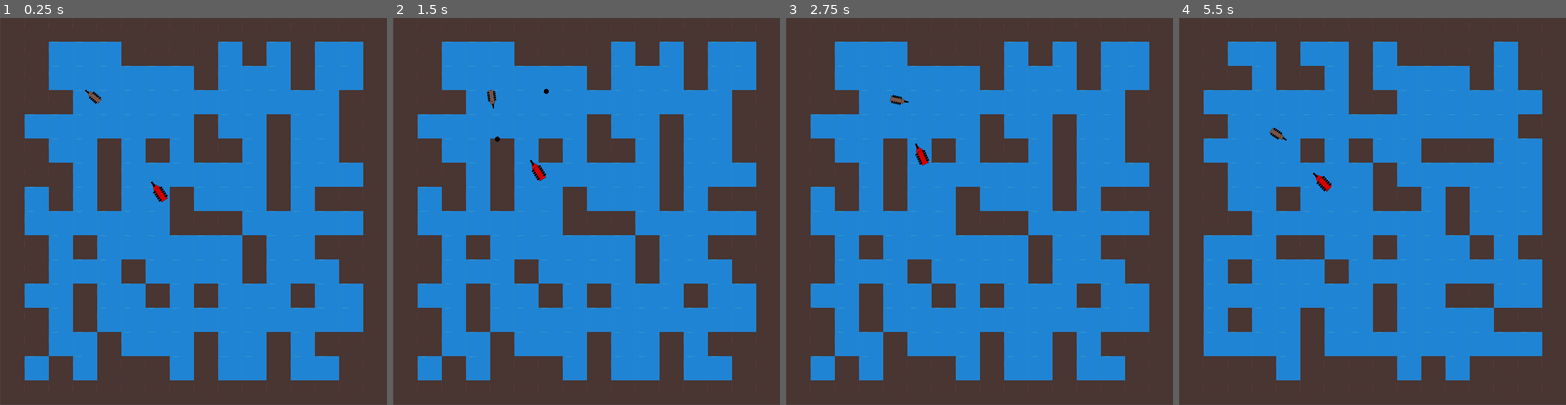
Above: before the commit, frames 1-4 (left to right).
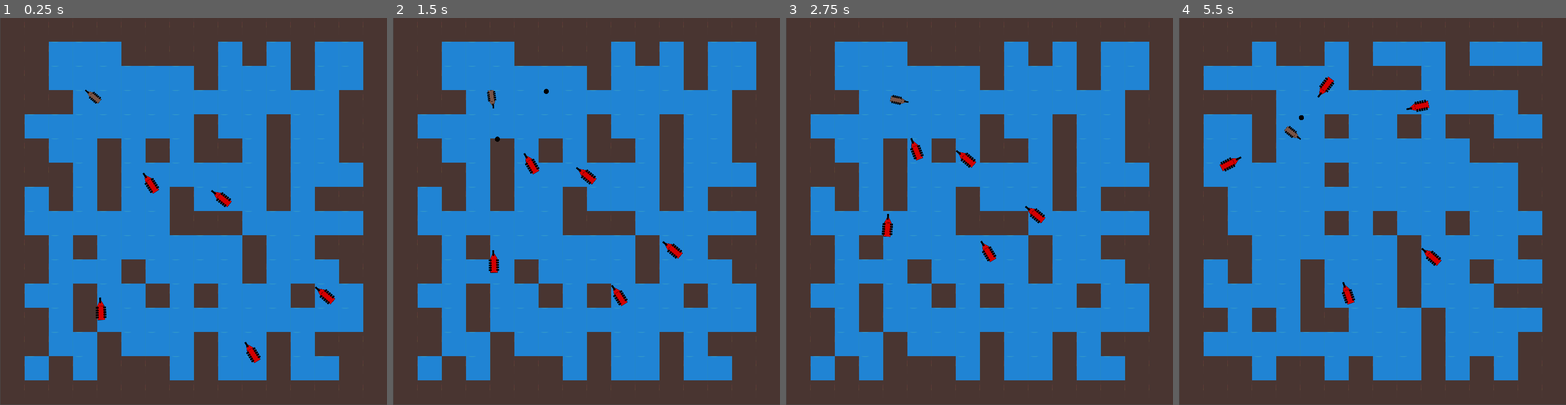
Above: after the commit, the same moments.

Repository: casaArseniy/AhoyHacks-PirateGame
Game: Godot game, scene res://MainMap.tscn
The game is run twice, just before and just after one commit, with the same random seed, the same clock (stepped at 60 frames per second) and the same inputs. The project has no main scene, so this scene is started directly.
Inputs (mouse positions are in pixels of both pictures, inside the frame that each line leads up to):
- Up to frame 1 (0.25 s): no input
- Up to frame 2 (1.5 s): move the mouse to (671, 192) at 0.52 s; hold D (right_shoot) 0.53-1.28 s; hold Space (anchor) 0.53-1.28 s; move the mouse to (509, 230) at 1.27 s; hold A (left_shoot) from 1.28 s (still down); click (509, 230) at 1.35 s
- Up to frame 3 (2.75 s): move the mouse to (1018, 126) at 2.02 s; release A (left_shoot) at 2.03 s; hold D (right_shoot) from 2.03 s (still down); hold Space (anchor) from 2.03 s (still down)
- Up to frame 4 (5.5 s): move the mouse to (1353, 288) at 2.77 s; release Space (anchor) at 2.78 s; click (1353, 288) at 2.85 s; move the mouse to (1488, 269) at 3.52 s; release D (right_shoot) at 3.53 s; hold Space (anchor) 3.53-4.28 s; hold A (left_shoot) from 3.53 s (still down); tap R (reload_map) at 4.15 s; move the mouse to (1256, 153) at 4.27 s; click (1256, 153) at 4.35 s; move the mouse to (1391, 211) at 5.02 s; hold Space (anchor) from 5.03 s (still down)

The runs differ from the first frame. In frame 1, 0.6% of the frame differs, in the area x 24-87%, y 40-90%; in frame 2, 0.6%; in frame 3, 0.6%; in frame 4, 32%, in the area x 6-94%, y 6-94%.

Commit message:
bot generation + won game

Diff:
--- a/EnemyShip.gd
+++ b/EnemyShip.gd
@@ -8,6 +8,8 @@
 var center=Vector2.ZERO
 var player_line=Vector2.ZERO
 var ship_line=Vector2.ZERO
+
+signal enemy_blown_up
 
 var shoot=false
 
@@ -39,8 +41,9 @@
 
 func _on_Area2D_body_entered(body):
 	if body.is_in_group("pirate_ball"):
+		emit_signal("enemy_blown_up")
 		body.queue_free()
-		get_tree().reload_current_scene()
+		#get_tree().reload_current_scene()
 		queue_free()
 
 
--- /dev/null
+++ b/MainMap.gd
@@ -0,0 +1,30 @@
+extends Node2D
+
+
+var rng = RandomNumberGenerator.new()
+var target = preload("res://EnemyShip.tscn")
+
+var reload=0
+# Called when the node enters the scene tree for the first time.
+func _ready():
+	var targets=0
+	while targets<5:
+		rng.randomize()
+		var rndX = rng.randi_range(0, 15)
+		var rndY = rng.randi_range(0, 15)
+		if $WorldMap.get_cell(rndX, rndY)==1:
+			var target_instance=target.instance()
+			var tile_center_pos = $WorldMap.map_to_world(Vector2(rndX,rndY)) + $WorldMap.cell_size / 2
+			target_instance.position=Vector2(tile_center_pos[0], tile_center_pos[1])
+			target_instance.rotation_degrees=rotation_degrees
+			add_child(target_instance)
+			target_instance.connect("enemy_blown_up", self, "enemy_blown_up_received")
+			targets+=1
+
+func enemy_blown_up_received():
+	reload+=1
+
+# Called every frame. 'delta' is the elapsed time since the previous frame.
+func _process(delta):
+	if reload==5:
+		get_tree().reload_current_scene()
--- a/MainMap.tscn
+++ b/MainMap.tscn
@@ -1,16 +1,14 @@
 [gd_scene load_steps=4 format=2]
 
 [ext_resource path="res://PirateShip.tscn" type="PackedScene" id=1]
-[ext_resource path="res://EnemyShip.tscn" type="PackedScene" id=2]
 [ext_resource path="res://WorldMap.tscn" type="PackedScene" id=3]
+[ext_resource path="res://MainMap.gd" type="Script" id=4]
 
 [node name="MainMap" type="Node2D"]
+script = ExtResource( 4 )
 
 [node name="WorldMap" parent="." instance=ExtResource( 3 )]
 position = Vector2( 1, -1 )
 
 [node name="PirateShip" parent="." instance=ExtResource( 1 )]
 position = Vector2( 268, 225 )
-
-[node name="EnemyShip" parent="." instance=ExtResource( 2 )]
-position = Vector2( 413, 478 )
--- a/PirateShip.gd
+++ b/PirateShip.gd
@@ -68,5 +68,5 @@
 func _on_Area2D_body_entered(body):
 	if body.is_in_group("enemy_ball"):
 		body.queue_free()
-		get_tree().reload_current_scene()
+		#get_tree().reload_current_scene()
 		print("Game Over!")
--- a/PirateShip.tscn
+++ b/PirateShip.tscn
@@ -4,14 +4,11 @@
 [ext_resource path="res://PirateShip.gd" type="Script" id=2]
 
 [sub_resource type="RectangleShape2D" id=1]
-extents = Vector2( 25, 11.5 )
+extents = Vector2( 25.5, 11.5 )
 
 [node name="PirateShip" type="KinematicBody2D" groups=["main_ship"]]
 position = Vector2( -1, 1 )
 script = ExtResource( 2 )
-__meta__ = {
-"_edit_group_": true
-}
 
 [node name="Sprite" type="Sprite" parent="."]
 position = Vector2( 6, 3 )
@@ -21,7 +18,7 @@
 [node name="Area2D" type="Area2D" parent="."]
 
 [node name="CollisionShape2D" type="CollisionShape2D" parent="Area2D"]
-position = Vector2( 6, -0.5 )
+position = Vector2( 5.5, -0.5 )
 shape = SubResource( 1 )
 
 [node name="NoseCannon" type="Node2D" parent="."]
--- a/WorldMap.gd
+++ b/WorldMap.gd
@@ -5,13 +5,12 @@
 var reload=0
 var width = 15
 var height = 15
-var target = preload("res://EnemyShip.tscn")
+
 
 
 func binary_maze():
 	rng.randomize()
 	var my_random_number = 0
-
 	var i=1
 	var j=1
 	while i<width-1:
@@ -28,18 +27,6 @@
 func _ready():
 	var screenSize = get_viewport().get_visible_rect().size
 	binary_maze()
-#	var targets=0
-#	while targets<5:
-#		rng.randomize()
-#		var rndX = rng.randi_range(0, 15)
-#		var rndY = rng.randi_range(0, 15)
-#		if get_cell(rndX, rndY)==INVALID_CELL:
-#			var target_instance=target.instance()
-#			var tile_center_pos = map_to_world(Vector2(rndX,rndY)) + cell_size / 2
-#			target_instance.position=Vector2(tile_center_pos[0], tile_center_pos[1])
-#			target_instance.rotation_degrees=rotation_degrees
-#			get_tree().get_root().add_child(target_instance)
-#			targets+=1
 
 func _input(event: InputEvent):
 	if event.is_action_pressed("reload_map"):
